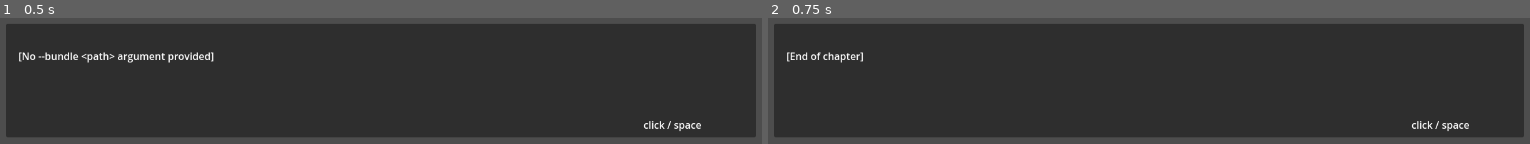
Above: before the commit, frames 1-2 (left to right).
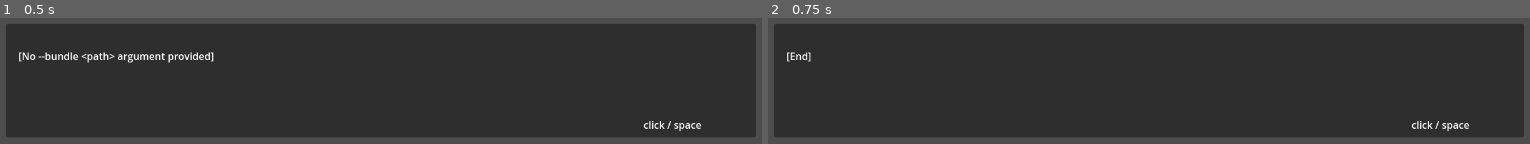
Above: after the commit, the same moments.

Repository: 53rdturtle/book-to-vn
Game: Godot game, scene res://Main.tscn
Same seed, same stepped clock (60 frames per second), same inputs: the game is played once before the commit and once after it.
Inputs (mouse positions are in pixels of both pictures, inside the frame that each line leads up to):
- Up to frame 1 (0.5 s): no input
- Up to frame 2 (0.75 s): tap Enter at 0.5, 0.6 s; move the mouse to (outside the picture) at 0.52 s; click (outside the picture) at 0.67 s

Frame 1 is identical in both runs. In frame 2, 0.3% of the frame differs, in the area x 5-13%, y 26-36%.

Commit message:
Add multi-chapter progression and normalize character heights
Implemented automatic chapter advancement in Godot player: when a
chapter ends, automatically load the next one until all chapters are
played. Characters reset between chapters. Also improved character
height consistency by alpha-cropping to content bounding box after
matting, normalizing expression variants. Enhanced LLM prompt to
explicitly request pose preservation across variants.

Changes:
- Track chapter progression in Main.gd, auto-advance on chapter end
- Clear character sprites when loading new chapter
- Add alpha-crop to normalize character heights post-matte
- Enhance NanoBanana prompt: explicitly request pose preservation
- Update CLAUDE.md with multi-chapter and character normalization notes

Co-Authored-By: Claude Opus 4.6 <noreply@anthropic.com>

Diff:
--- a/godot_player/scripts/Main.gd
+++ b/godot_player/scripts/Main.gd
@@ -15,6 +15,8 @@
 var loader: BundleLoaderScript
 var commands: Array = []
 var idx: int = 0
+var chapter_idx: int = 0
+var chapter_count: int = 0
 var char_slots: Dictionary = {}
 
 const TYPE_CHARS_PER_SEC: float = 45.0
@@ -40,9 +42,8 @@
         return
 
     loader = BundleLoaderScript.new(bundle_path)
-    var chapter: Dictionary = loader.load_chapter(0)
-    commands = chapter.get("commands", [])
-    _advance_until_say()
+    chapter_count = loader.chapter_files().size()
+    _load_chapter(0)
 
 func _parse_bundle_arg() -> String:
     var args: PackedStringArray = OS.get_cmdline_user_args()
@@ -78,14 +79,27 @@
     is_typing = false
     dialogue_label.visible_characters = -1
 
+func _load_chapter(ch_idx: int) -> void:
+    chapter_idx = ch_idx
+    idx = 0
+    var chapter: Dictionary = loader.load_chapter(chapter_idx)
+    commands = chapter.get("commands", [])
+    for node in char_slots.values():
+        node.texture = null
+        node.set_meta("char_id", "")
+    _advance_until_say()
+
 func _advance_until_say() -> void:
     while idx < commands.size():
         var cmd: Dictionary = commands[idx]
         idx += 1
         if _apply(cmd):
             return
-    speaker_label.text = ""
-    dialogue_label.text = "[End of chapter]"
+    if chapter_idx + 1 < chapter_count:
+        _load_chapter(chapter_idx + 1)
+    else:
+        speaker_label.text = ""
+        dialogue_label.text = "[End]"
 
 func _apply(cmd: Dictionary) -> bool:
     var t: String = cmd.get("type", "")
Not shown, changed: CLAUDE.md
Not shown, changed: pipeline/assets/nanobanana.py
